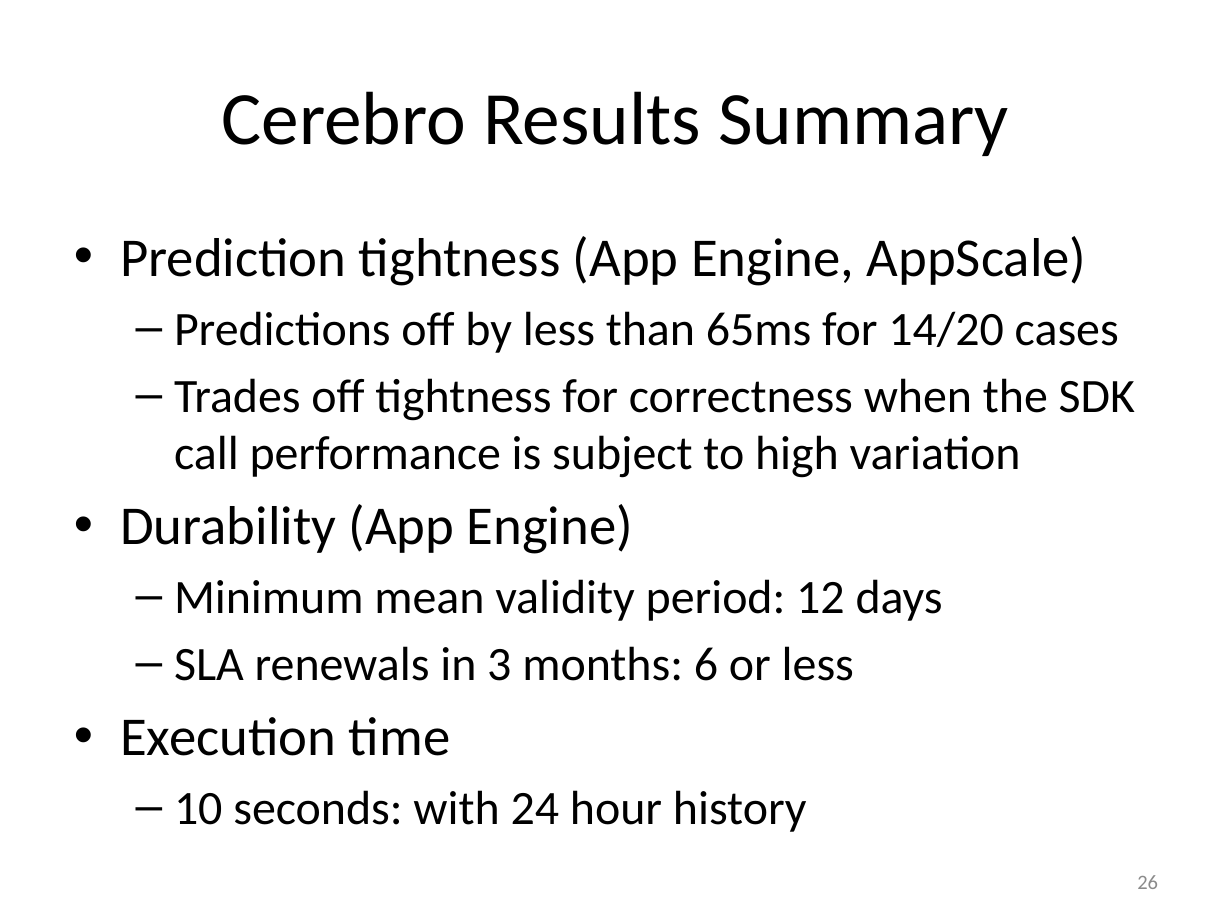
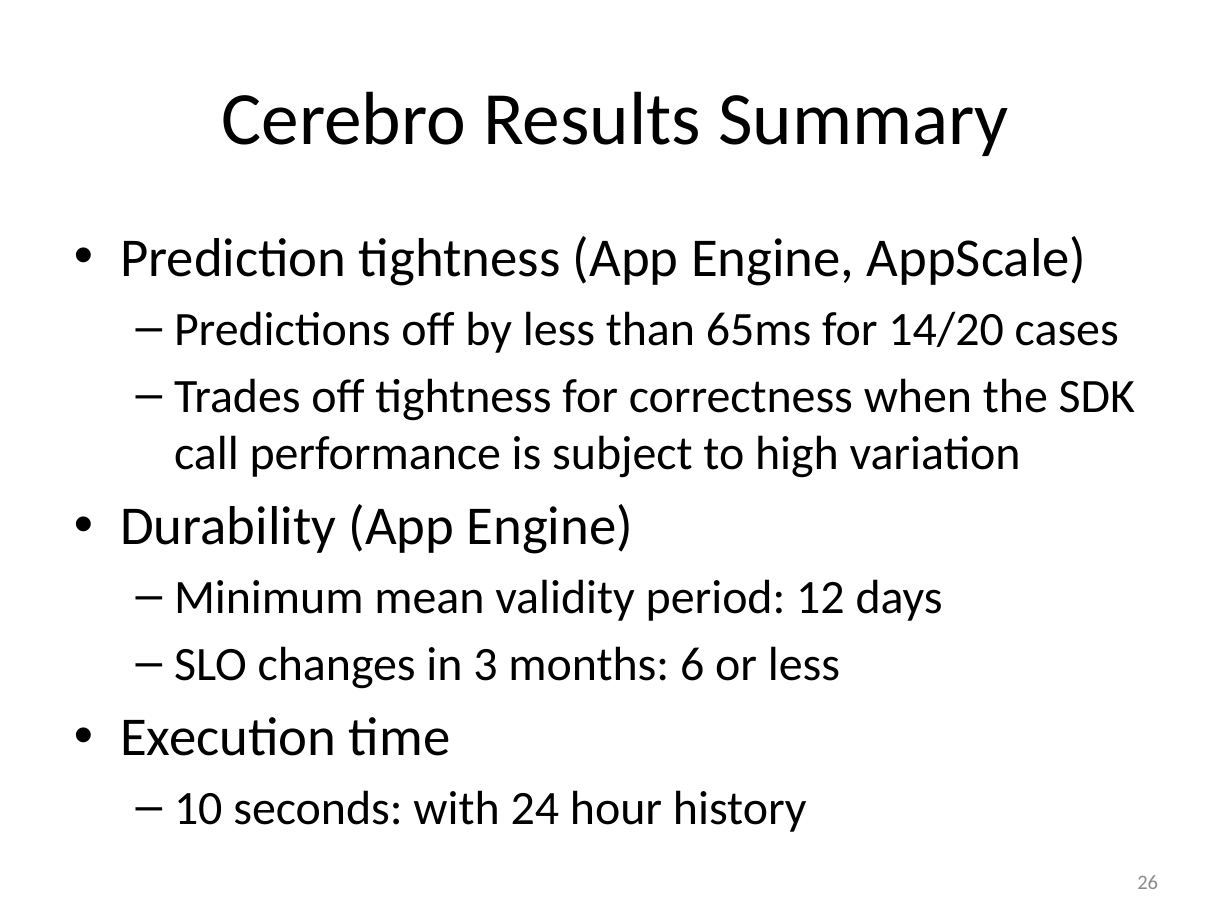
Before and after one commit to Dithn/eager-appscale, a slide deck: slide 26 of Eager/paper/dissertation/dissertation.pptx. Drawn at 1232x924 pixels with LibreOffice and Linux fonts; fonts in the diff are those of the drawing. Boxes give left, top, right and bottom in pixels: in the first picture for what was removed or moved away, otherwise in the second. Text is boxed around its words. In the diff, an @@ line names an element or a change of style, - is before the commit and + after.

```diff
--- a/Eager/paper/dissertation/dissertation.pptx
+++ b/Eager/paper/dissertation/dissertation.pptx
@@ text at <box>174,646,840,689</box>: text changed @@
-  – SLA renewals in 3 months: 6 or less
+  – SLO changes in 3 months: 6 or less
```
Also in this commit, not shown: 8 other slides changed, 1 slide added, 2 other files.
